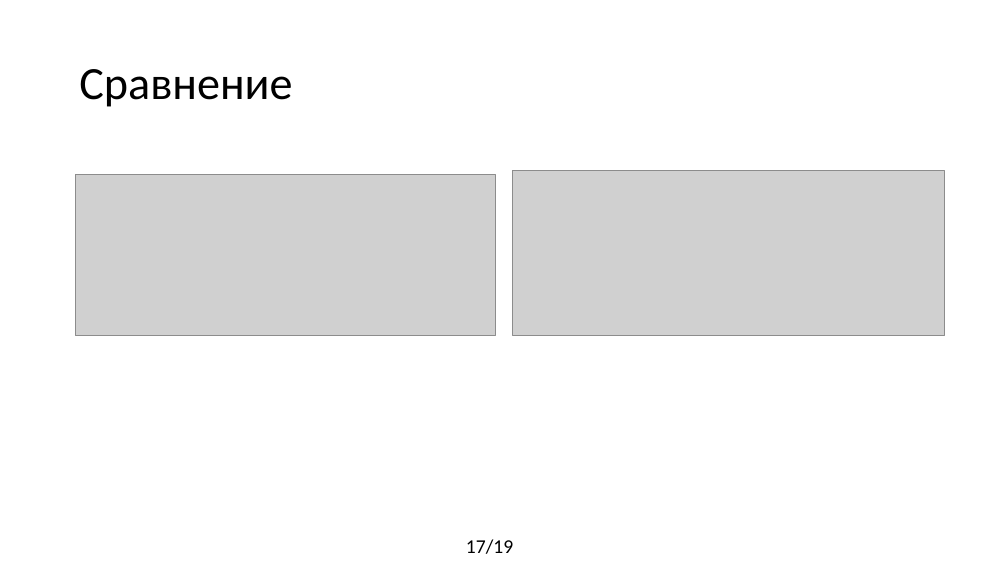
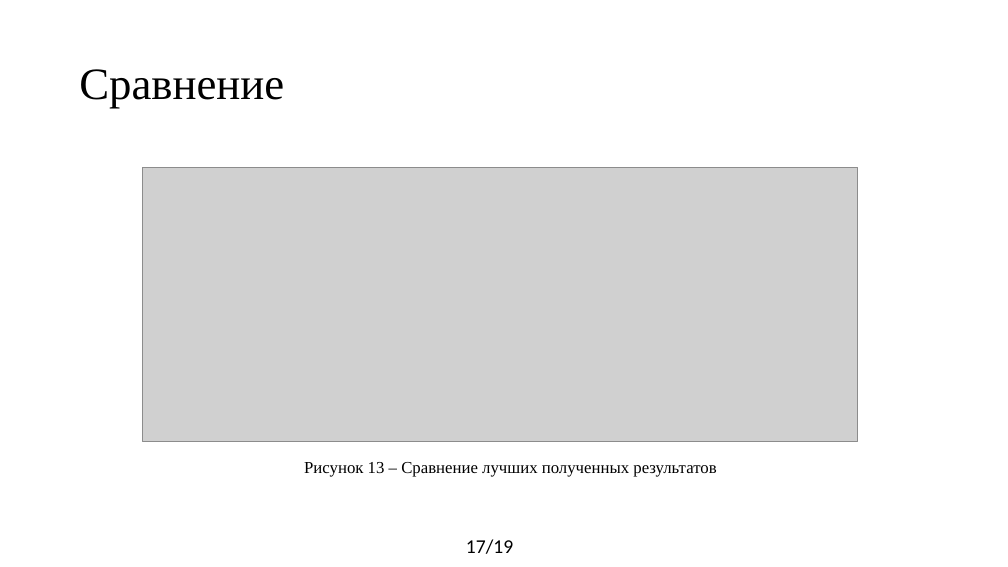
Before and after one commit to yaroslavshap/Http1_Http2_speed, a slide deck: slide 17 of documents/Презентация_Шаповал.pptx. Drawn at 1008x567 pixels with LibreOffice and Linux fonts; fonts in the diff are those of the drawing; grey boxes stand for pictures. Boxes give left, top, right and bottom in pixels: in the first picture for what was removed or moved away, otherwise in the second. Text is boxed around its words. In the diff, an @@ line names an element or a change of style, - is before the commit and + after.

```diff
--- a/documents/Презентация_Шаповал.pptx
+++ b/documents/Презентация_Шаповал.pptx
@@ title "Сравнение" at bbox=[79, 69, 284, 109]: size 33 to 32 pt, font Calibri to Times New Roman @@
@@ picture: place and size @@
-picture at bbox=[76, 174, 495, 336]
+picture at bbox=[142, 167, 857, 442]
@@ picture removed at bbox=[513, 170, 944, 335] @@
@@ text added at bbox=[304, 462, 716, 477], 12 pt, text #000000 @@
+Рисунок 13 – Сравнение лучших полученных результатов
```
Also in this commit, not shown: 10 other slides changed, 6 slides added, 6 slides removed, 1 other file.
